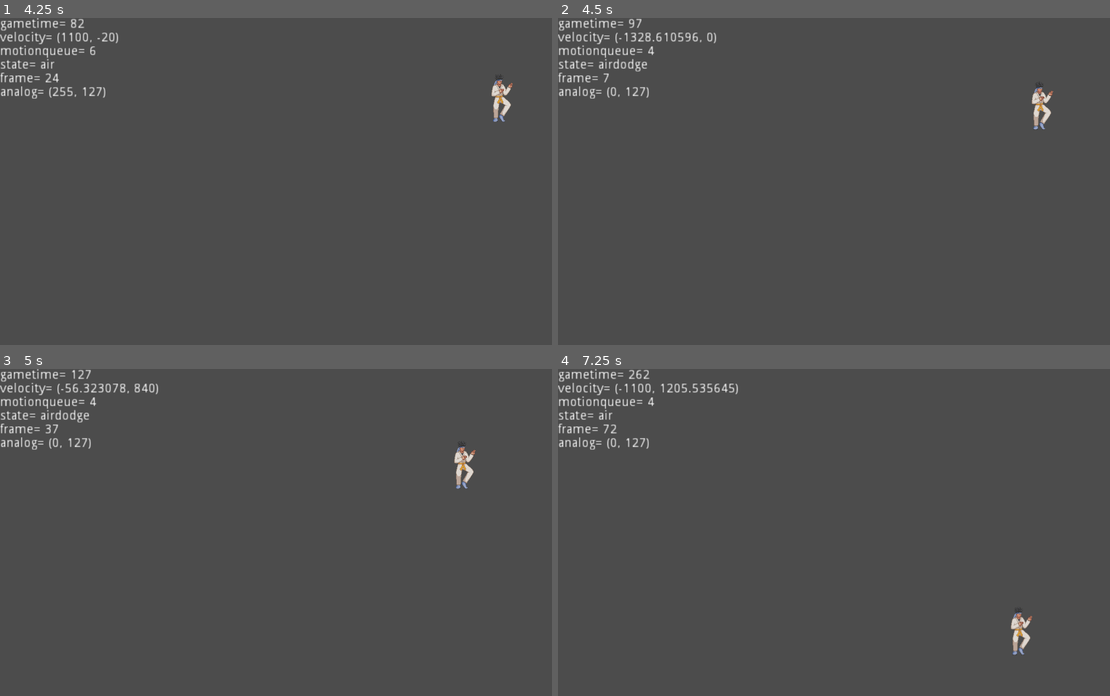
Above: before the commit, frames 1-4 (two rows, left to right).
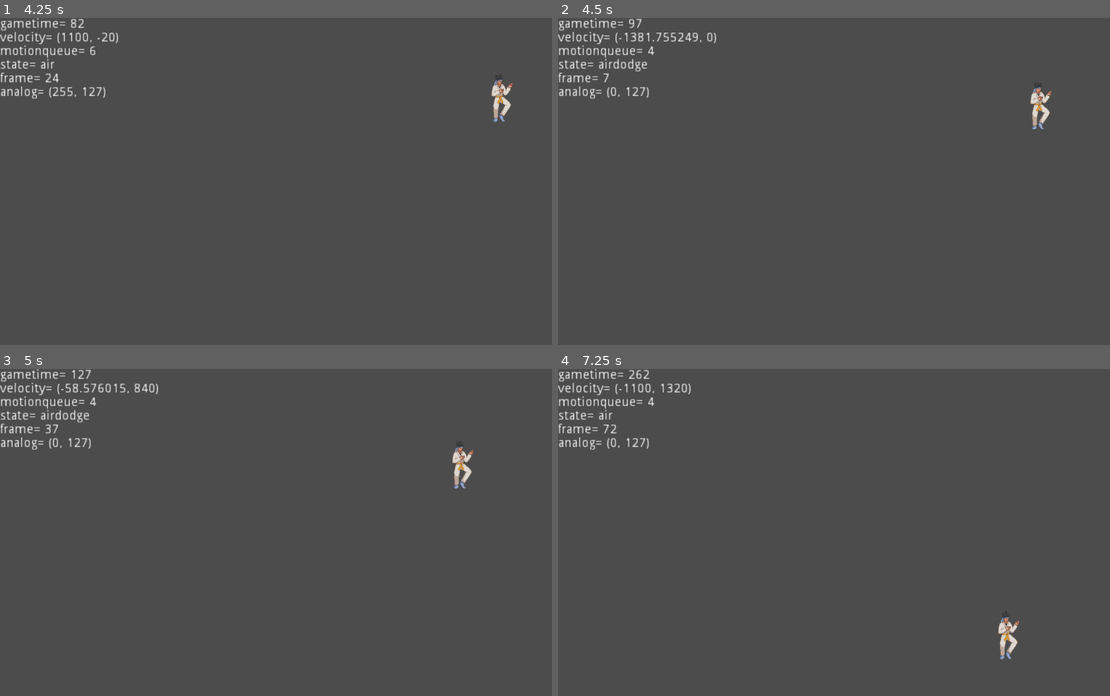
Above: after the commit, the same moments.

Repository: crescentsoru/black_light
Game: Godot game, scene res://Base/Stage/Stage.tscn
Same seed, same stepped clock (60 frames per second), same inputs: the game is played once before the commit and once after it.
Inputs:
- Up to frame 1 (4.25 s): tap Enter (p1_pause) at 0.5, 2 s; hold Right (p1_right) 0.53-2.03 s; tap 1 (d_a) at 0.6 s; tap D (p1_jump) at 0.77, 1.52, 3.02, 3.77 s; tap Space at 1.25 s; tap 2 (d_b) at 1.35 s; hold Left (p1_left) 2.03-2.78 s; tap 9 (d_play) at 2.1 s; hold Right (p1_right) from 2.78 s (still down); tap 8 (d_record) at 2.85 s; tap A (p1_attack) at 3.6 s
- Up to frame 2 (4.5 s): release Right (p1_right) at 4.28 s; hold Left (p1_left) from 4.28 s (still down); tap F (p1_dodge) at 4.35 s
- Up to frame 3 (5 s): keep holding Left (p1_left); tap D (p1_jump) at 4.52 s
- Up to frame 4 (7.25 s): release Left (p1_left) at 5.03 s; hold Right (p1_right) 5.03-5.78 s; tap V (p1_ex) at 5.1 s; hold Left (p1_left) from 5.78 s (still down); tap S (p1_special) at 5.85 s; tap D (p1_jump) at 6.02, 6.77 s; tap 1 (d_a) at 6.6 s

Frame 1 is identical in both runs. In frame 2, 0.4% of the frame differs, in the area x 14-90%, y 4-35%; in frame 3, 0.3%; in frame 4, 0.7%, in the area x 19-86%, y 4-89%.

Commit message:
removed a.jpg that took up a bunch of space

Diff:
--- a/Base/Player.gd
+++ b/Base/Player.gd
@@ -141,7 +141,7 @@
 var airjump_max = 2
 var airjumps = 0
 
-var airdodgespeed = 2500 #Please do not change this unless you know what you're doing! Can be used to give characters a speedier wavedash without affecting traction
+var airdodgespeed = 2600 #Please do not change this unless you know what you're doing! Can be used to give characters a speedier wavedash without affecting traction
 var airdodgestartup = 3 #the frame invuln starts
 var airdodgeend = 25
 var airdodgelandlag = 20 #landing lag for airdodging into the ground after the initial velocity
Binary file removed: Graphics1/chickin.jpg
